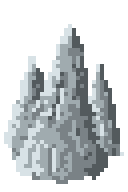
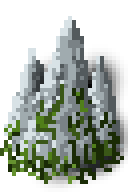
Comparing the layer stacks of the two 128×192 images. Changes:
added layer "Moos" above "Hintergrund" over [0, 84, 124, 184]
painted on "Hintergrund" over [16, 16, 124, 184]
painted on "Ebene" over [88, 56, 120, 156]
painted on "Ebene #1" over [4, 48, 128, 184]
added layer "Ebene #2" over [24, 44, 128, 192]
